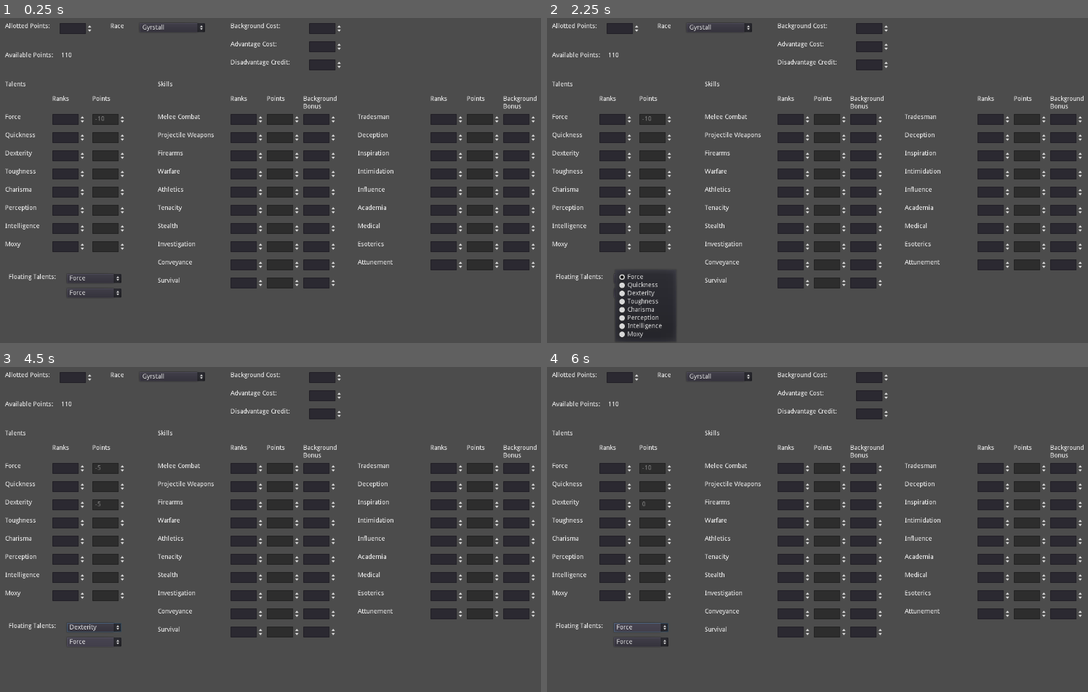
Above: before the commit, frames 1-4 (two rows, left to right).
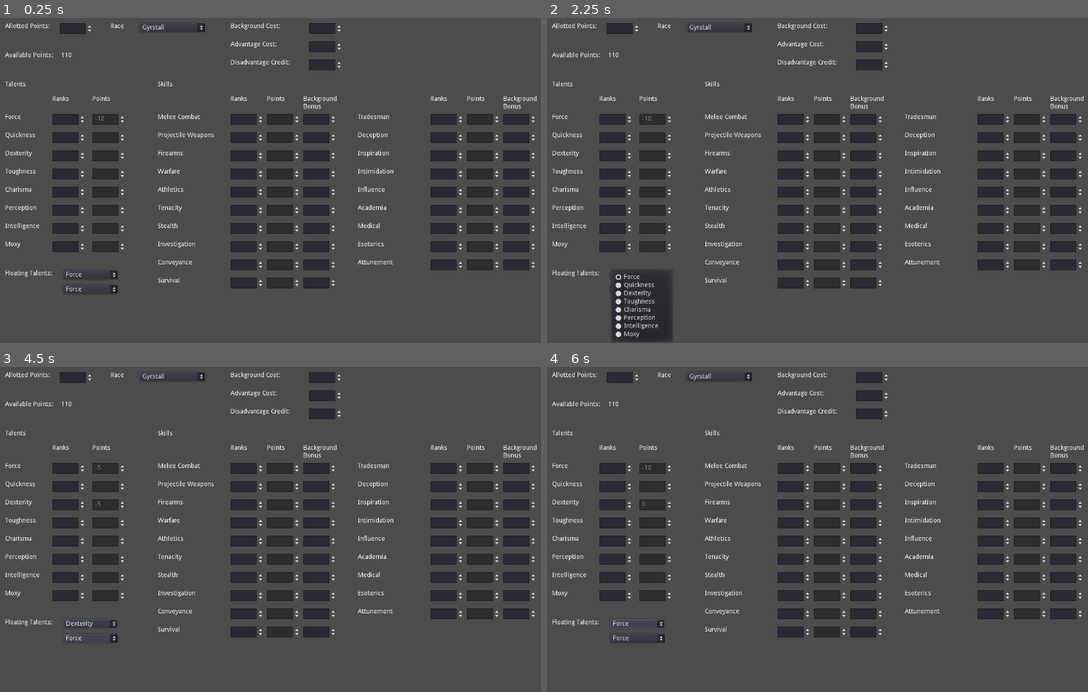
Above: after the commit, the same moments.

Repository: montinevra/black_sands_calc
Game: Godot game, scene res://Main.tscn
Same seed, same stepped clock (60 frames per second), same inputs: the game is played once before the commit and once after it.
Inputs:
- Up to frame 1 (0.25 s): no input
- Up to frame 2 (2.25 s): click "Gyrstall" at 0.5 s; click "Force" at 1.25 s; click "Force" at 2 s
- Up to frame 3 (4.5 s): click "Gyrstall" at 2.75 s; click "Force" at 3.5 s; click "Force" at 4.25 s
- Up to frame 4 (6 s): click "Dexterity" at 5 s; click "Dexterity" at 5.75 s

The runs differ from the first frame. In frame 1, 0.3% of the frame differs, in the area x 0-23%, y 77-86%; in frame 2, 0.8%, in the area x 0-24%, y 77-100%; in frame 3, 0.4%; in frame 4, 0.4%.

Commit message:
align floating talents to everything else

Diff:
--- a/Main.tscn
+++ b/Main.tscn
@@ -336,7 +336,6 @@
 mode = -1
 
 [node name="Floating" parent="." instance=ExtResource( 8 )]
-margin_left = 8.0
-margin_top = 552.0
-margin_right = 112.0
-margin_bottom = 566.0
+margin_top = 544.0
+margin_right = 104.0
+margin_bottom = 558.0
